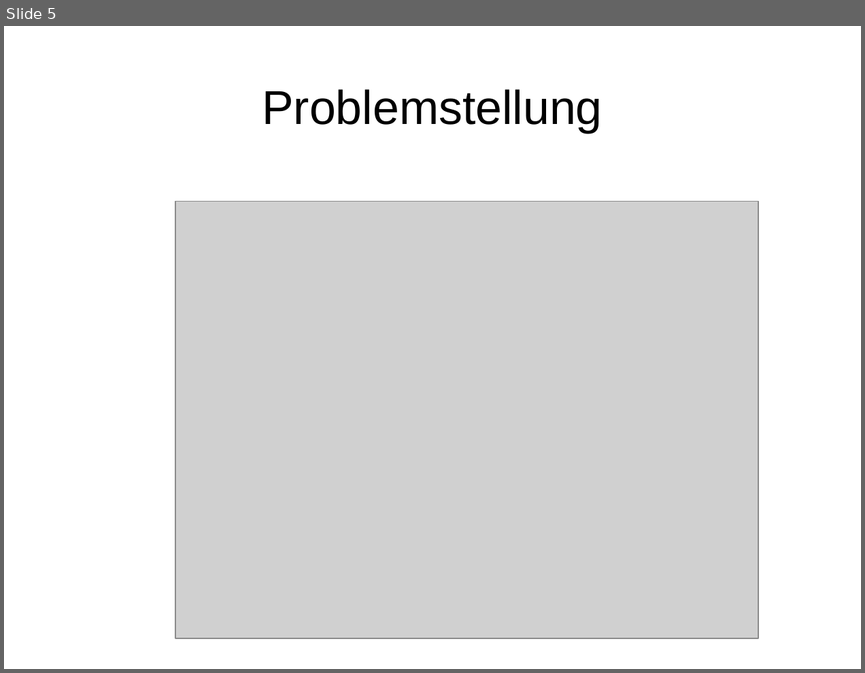
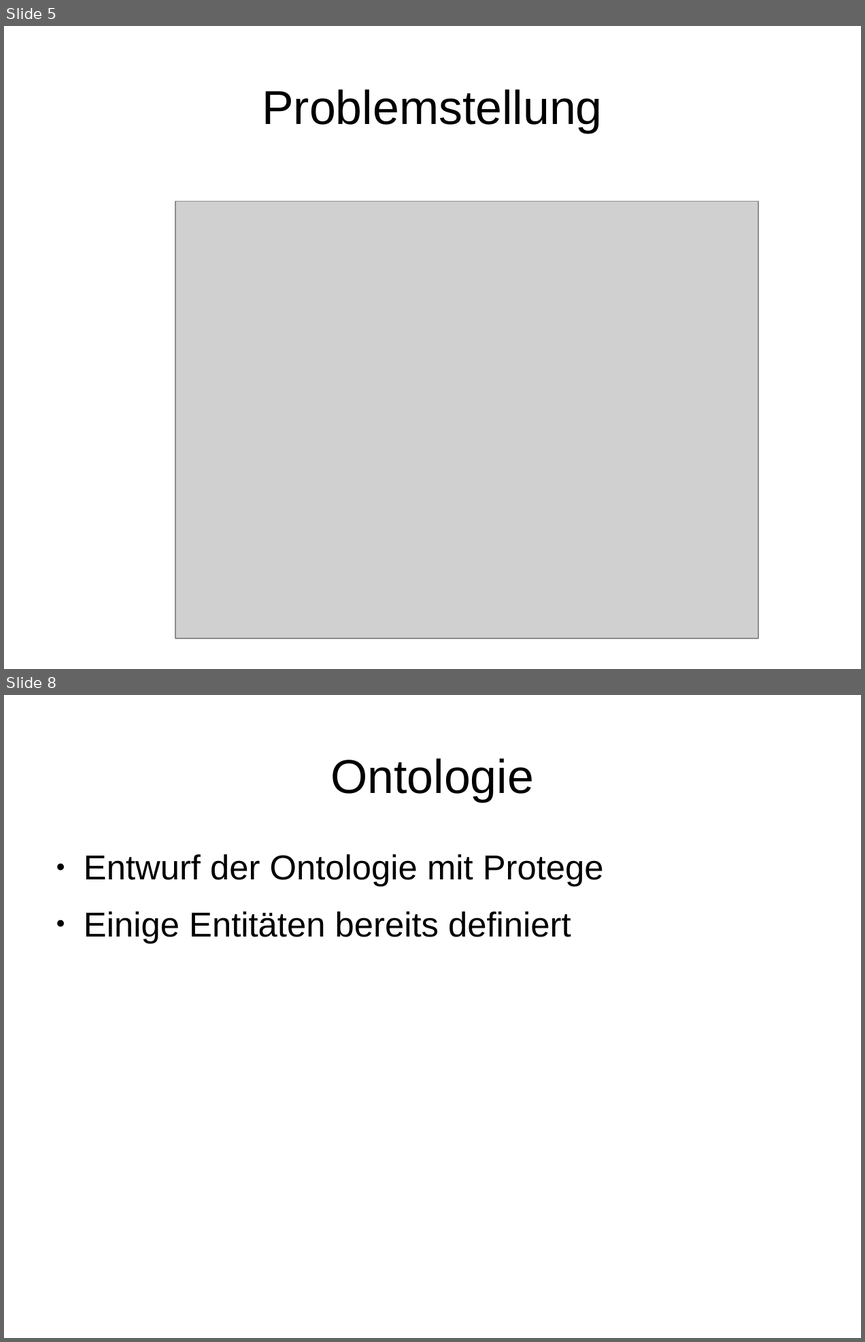
Before and after one commit to iiot-stud/qteam2016, a slide deck: presentation.odp. Shown one above the other, each under a label of ours: slide 5 before the commit, slides 5 and 8 after it; the slides between them are not shown. The pictures are 865x673 and 865x1342 pixels, drawn with LibreOffice and Linux fonts; fonts in the diff are those of the drawing; grey boxes stand for pictures. Boxes give left, top, right and bottom in pixels: in the first picture for what was removed or moved away, otherwise in the second. Text is boxed around its words. In the diff, an @@ line names an element or a change of style, - is before the commit and + after.

```diff
--- a/presentation.odp
+++ b/presentation.odp
@@ slide 8 added at box(4, 695, 861, 1338), background #FFFFFF @@
@@ title added at box(330, 758, 534, 802), 44 pt, text #000000 @@
+Ontologie
@@ text added at box(84, 854, 604, 943), 32 pt, text #000000 @@
+● Entwurf der Ontologie mit Protege
+● Einige Entitäten bereits definiert
```
Also in this commit, not shown: 1 slide changed, 3 other slides added, 2 slides removed, 1 other file.
